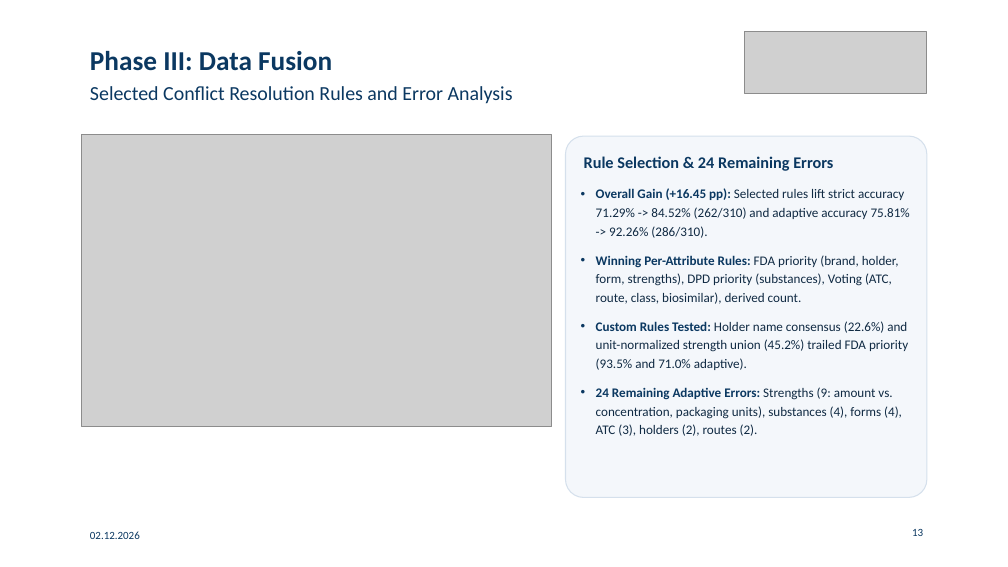
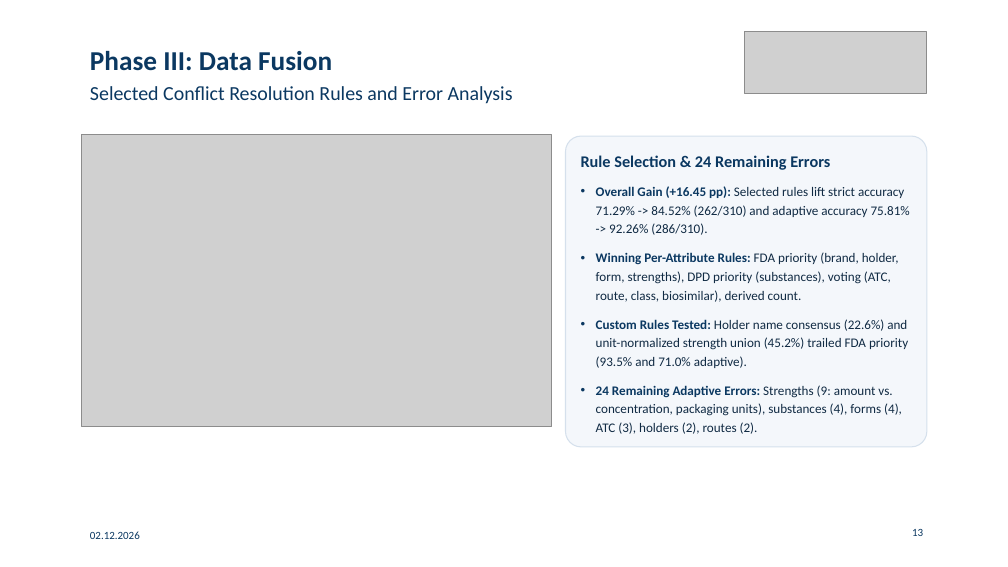
Before and after one commit to gabegagster/wdi-drug-integration, a slide deck: slide 13 of docs/presentation/wdi_drug_integration_presentation.pptx. Drawn at 1008x567 pixels with LibreOffice and Linux fonts; fonts in the diff are those of the drawing; grey boxes stand for pictures. Boxes give left, top, right and bottom in pixels: in the first picture for what was removed or moved away, otherwise in the second. Text is boxed around its words. In the diff, an @@ line names an element or a change of style, - is before the commit and + after.

```diff
--- a/docs/presentation/wdi_drug_integration_presentation.pptx
+++ b/docs/presentation/wdi_drug_integration_presentation.pptx
@@ rounded rectangle: place and size @@
-rounded rectangle at box(566, 136, 927, 498)
+rounded rectangle at box(566, 136, 927, 447)
@@ text "Rule Selection & 24 Remaining ...": place and size @@
-text "Rule Selection & 24 Remaining ..." at box(596, 188, 910, 436)
+text "Rule Selection & 24 Remaining ..." at box(581, 155, 910, 434)
@@ text "Rule Selection & 24 Remaining ..." at box(581, 155, 910, 434): vertical alignment top to middle @@
@@ text at box(581, 155, 830, 170): paragraph added @@
+Rule Selection & 24 Remaining Errors
@@ text removed at box(584, 156, 833, 171) @@
-Rule Selection & 24 Remaining Errors
@@ text at box(596, 252, 899, 302): text changed @@
-• Winning Per-Attribute Rules: FDA priority (brand, holder, form, strengths), DPD priority (substances), Voting (ATC, route, class, biosimilar), derived count.
+• Winning Per-Attribute Rules: FDA priority (brand, holder, form, strengths), DPD priority (substances), voting (ATC, route, class, biosimilar), derived count.
@@ text at box(596, 385, 902, 434): less space between paragraphs @@
```
Also in this commit, not shown: 11 other slides changed, 1 other file.
